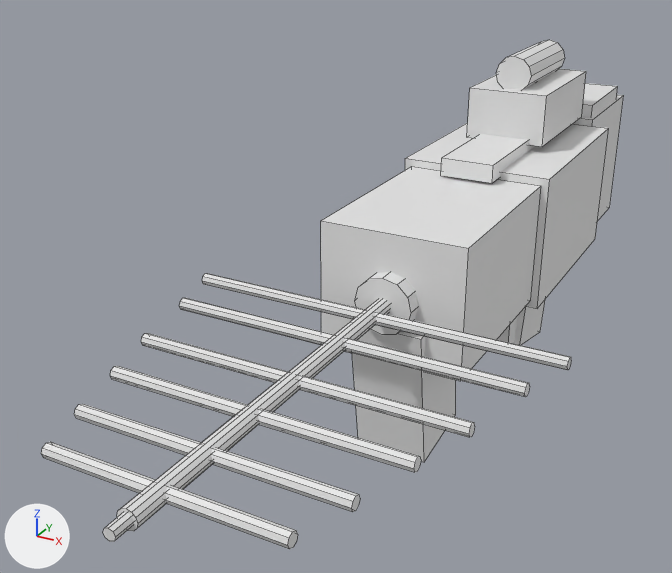
Two versions of the FBX model Assets/models/jammer_gun.fbx, one commit apart.
One viewpoint serves both versions: a 50 mm camera at (0.104, -0.31, 0.116) aimed at (-0.027, -0.072, -0.003). Arrows for +X, +Y and +Z are at lower left; the lights stay in place. The older version comes first. Mesh edges are drawn as thin lines. Where no turn or scale is listed for an object, it has been applied to the vertices.

The first picture shows 'JammerGunMesh'.
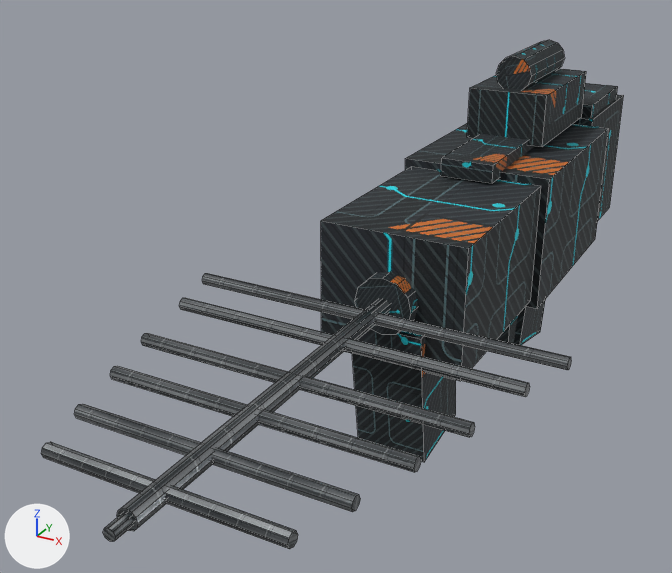
Edits to the bpy script that builds the scene:
```text
Add img_jammer_body_color_png:
    img_jammer_body_color_png = load_image('jammer_body_color.png', '../materials/jammer_body_color.png', 512, 512, 'sRGB')
Add img_jammer_antenna_color_png:
    img_jammer_antenna_color_png = load_image('jammer_antenna_color.png', '../materials/jammer_antenna_color.png', 512, 512, 'sRGB')
Change mat_antenna_metal:
    remove mat_antenna_metal.base_color = (0.8, 0.8, 0.8)  # white #e7e7e7
    add mat_antenna_metal.texture = img_jammer_antenna_color_png
    mat_antenna_metal.metallic: 0.0 -> 0.9
    mat_antenna_metal.roughness: 0.5 -> 0.28
Change mat_body_tactical:
    remove mat_body_tactical.base_color = (0.8, 0.8, 0.8)  # white #e7e7e7
    add mat_body_tactical.texture = img_jammer_body_color_png
    mat_body_tactical.metallic: 0.0 -> 0.15
    mat_body_tactical.roughness: 0.5 -> 0.72
Change me_jammergunmesh_mesh:
    where me_jammergunmesh_mesh.from_pydata(...)  # 288 vertices, 190 faces; spans x -0.056..0.056, y -0.208..0.102, z -0.053..0.06
    used by ob_jammergunmesh; location = (0.0, 0.0, 0.0)
    me_jammergunmesh_mesh part 1: texture (UV) coordinates of 190 of 190 faces, centred in x -0.056..0.056, y -0.208..0.102, z -0.05..0.059, changed; they spanned u 0.0..1.0, v 0.0..1.0 and now span u 0.0..1.0, v 0.0..1.0
```

What differs and where, as boxes [x1, y1, x2, y2] in the pictures (672 x 573 px):
'JammerGunMesh', surface changed (white to grey): [41, 40, 624, 549] in both
